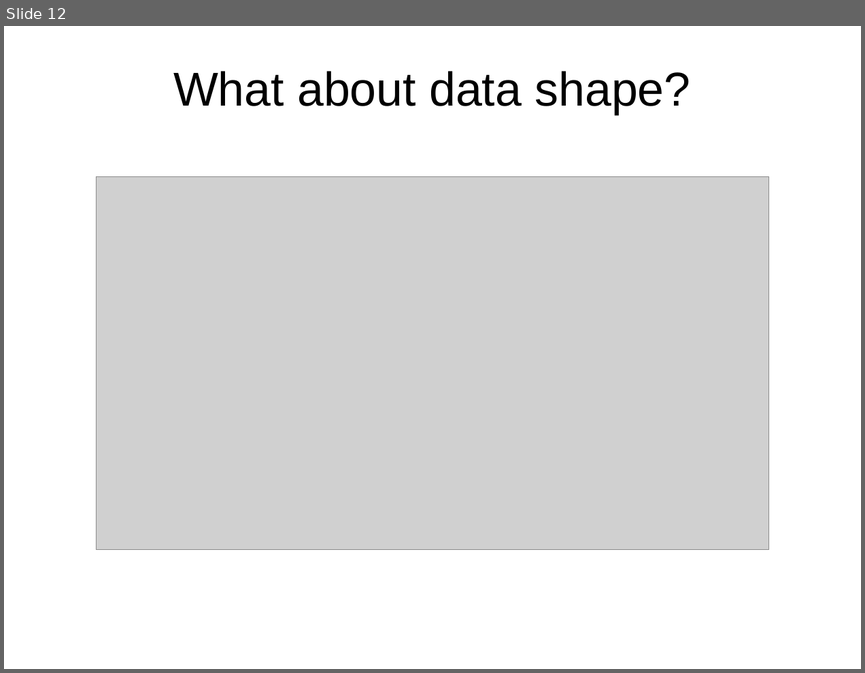
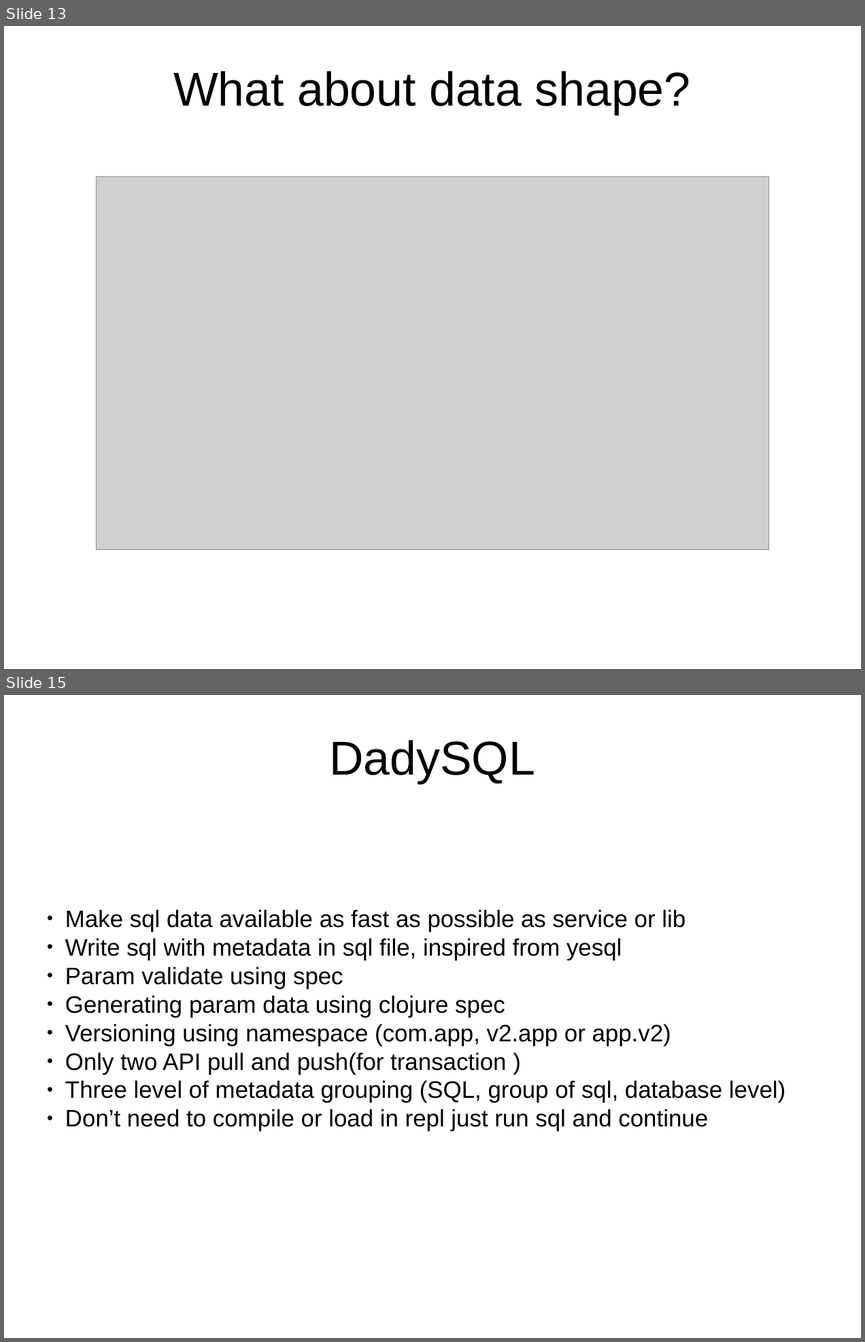
Before and after one commit to Mamun/prac, a slide deck: slide.odp. Shown one above the other, each under a label of ours: slide 12 before the commit, slides 13 and 15 after it; the slides between them are not shown. The pictures are 865x673 and 865x1342 pixels, drawn with LibreOffice and Linux fonts; fonts in the diff are those of the drawing; grey boxes stand for pictures; background and template pictures are left out. Boxes give left, top, right and bottom in pixels: in the first picture for what was removed or moved away, otherwise in the second. Text is boxed around its words. In the diff, an @@ line names an element or a change of style, - is before the commit and + after.

```diff
--- a/slide.odp
+++ b/slide.odp
@@ slide 15 added at <box>4,695,861,1338</box>, background picture (left out) @@
@@ title added at <box>329,740,535,784</box>, 44 pt, text #000000 @@
+DadySQL
@@ subtitle added at <box>65,909,785,1131</box>, 22 pt, text #000000 @@
+● Make sql data available as fast as possible as service or lib
+● Write sql with metadata in sql file, inspired from yesql
+● Param validate using spec
+● Generating param data using clojure spec
+● Versioning using namespace (com.app, v2.app or app.v2)
+● Only two API pull and push(for transaction )
+● Three level of metadata grouping (SQL, group of sql, database level)
+● Don’t need to compile or load in repl just run sql and continue
@@ what was slide 12 is now slide 13 @@
```
Also in this commit, not shown: 4 slides changed, 4 other slides added.
